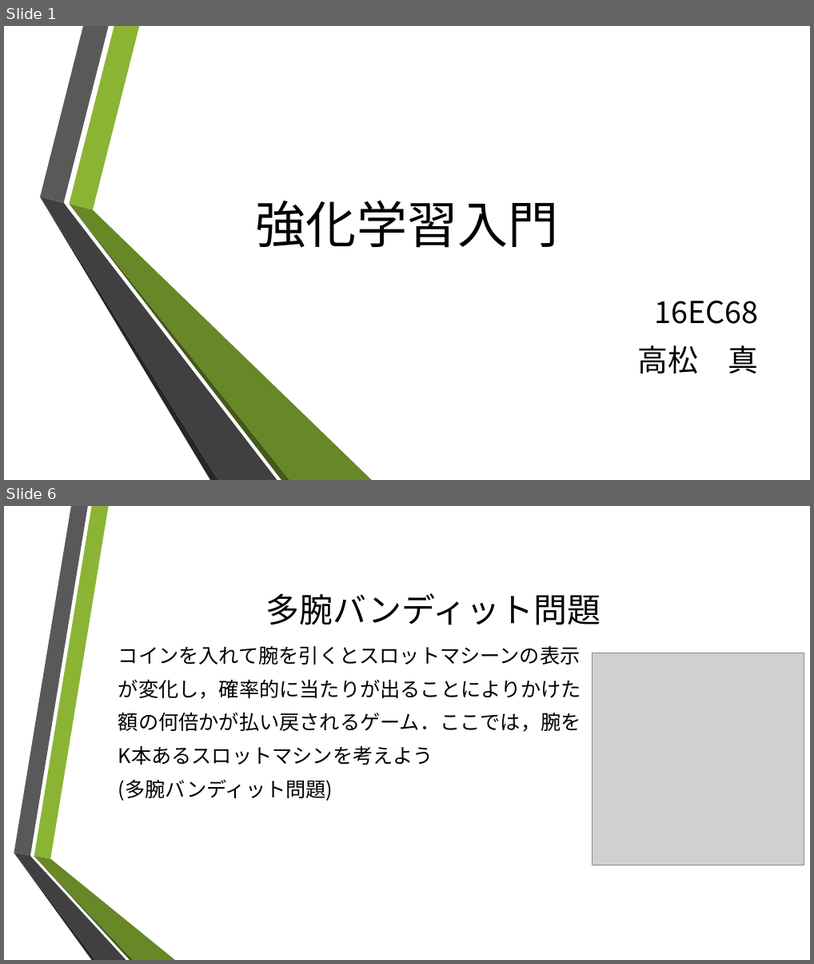
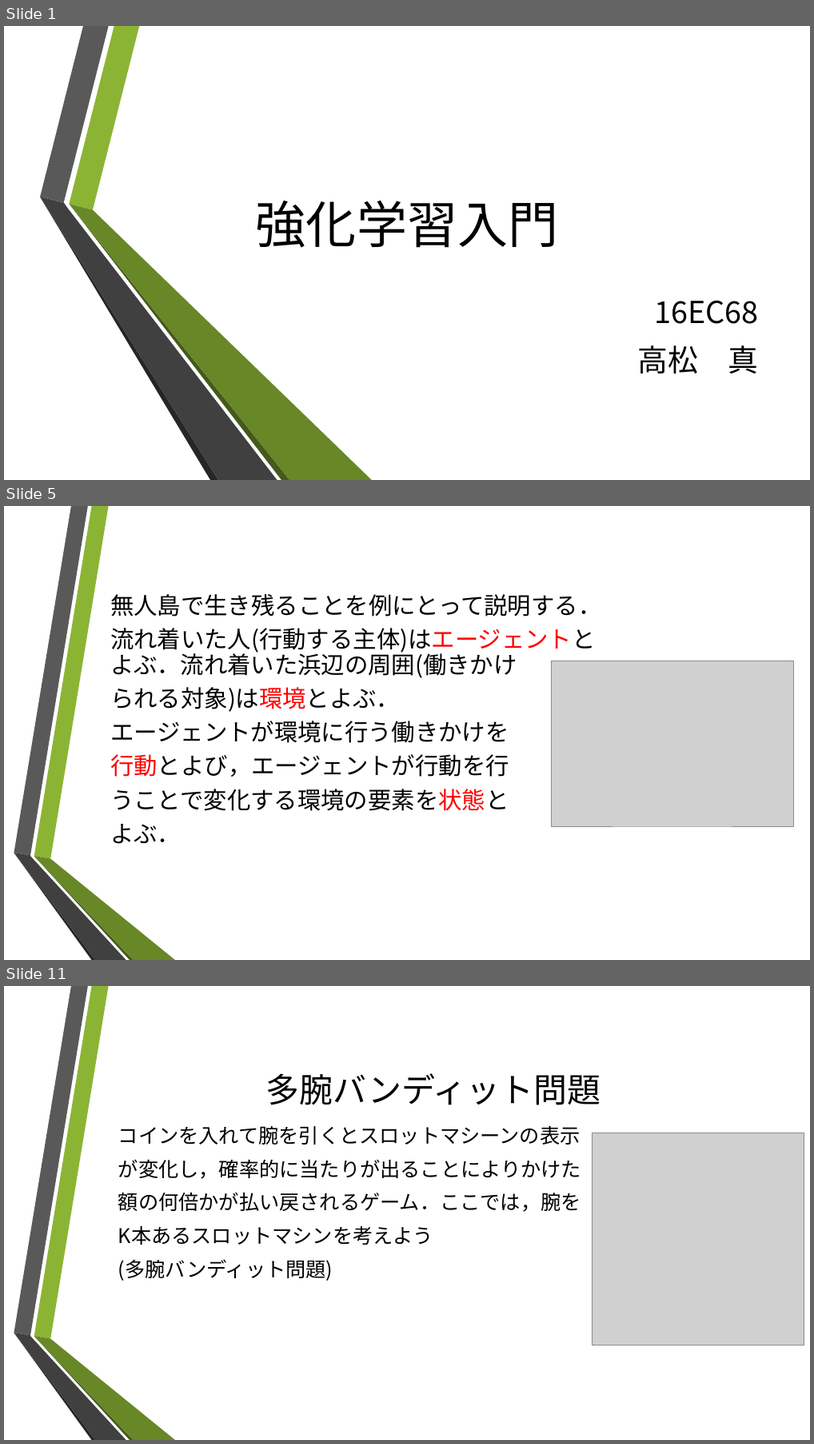
Before and after one commit to makototakamatsu/rainforcement_learning, a slide deck: 強化学習入門2.pptx. Shown one above the other, each under a label of ours: slides 1 and 6 before the commit, slides 1, 5 and 11 after it; the slides between them are not shown. The pictures are 814x964 and 814x1444 pixels, drawn with LibreOffice and Linux fonts; fonts in the diff are those of the drawing; grey boxes stand for pictures; background and template pictures are left out. Boxes give left, top, right and bottom in pixels: in the first picture for what was removed or moved away, otherwise in the second. Text is boxed around its words. In the diff, an @@ line names an element or a change of style, - is before the commit and + after.

```diff
--- a/強化学習入門2.pptx
+++ b/強化学習入門2.pptx
@@ slide 5 added at bbox=[4, 506, 810, 960], background picture (left out); not listed: 6 template elements that a slide beside it also shows @@
@@ text added at bbox=[110, 594, 602, 844], 28 pt, text #000000 @@
+無人島で生き残ることを例にとって説明する．
+流れ着いた人(行動する主体)はエージェントとよぶ．流れ着いた浜辺の周囲(働きかけ
+られる対象)は環境とよぶ．
+エージェントが環境に行う働きかけを
+行動とよび，エージェントが行動を行
+うことで変化する環境の要素を状態と
+よぶ．
@@ picture added at bbox=[551, 661, 794, 826] @@
@@ what was slide 6 is now slide 11 @@
```
Also in this commit, not shown: 6 slides changed, 6 other slides added, 2 slides removed.
